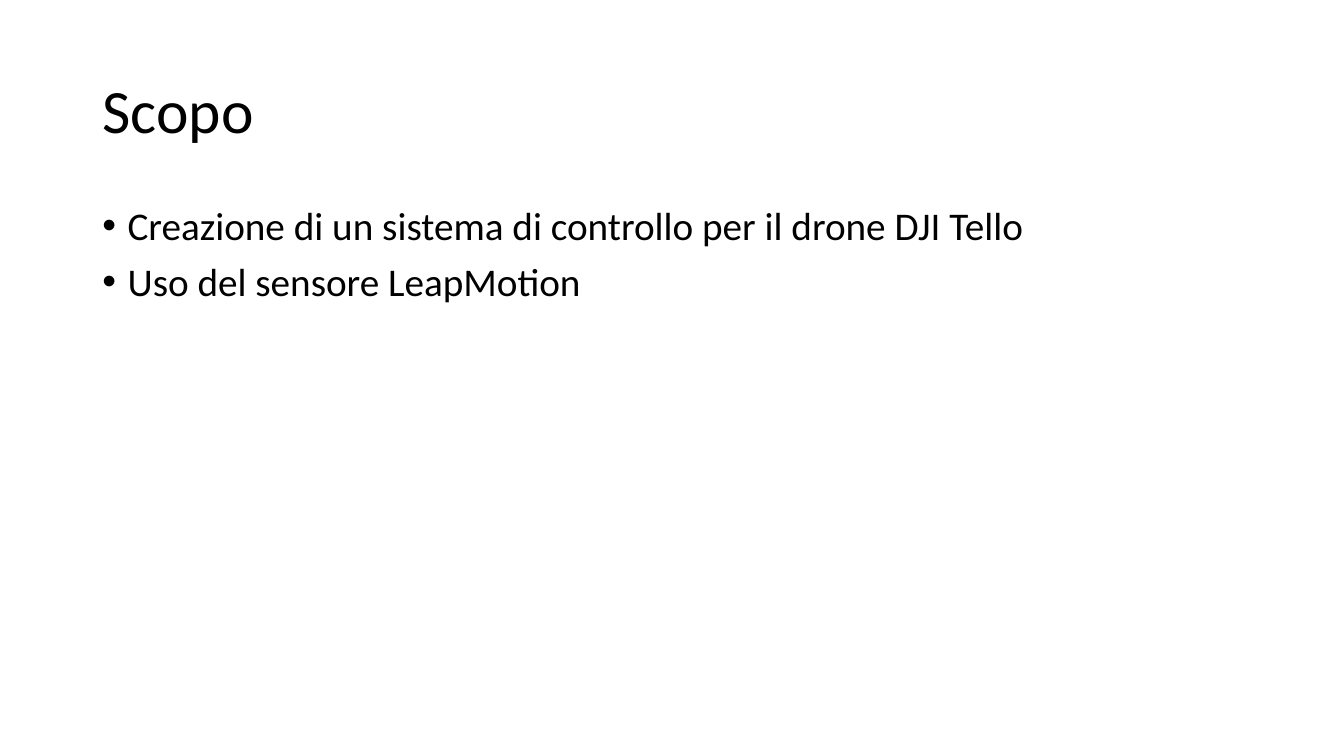
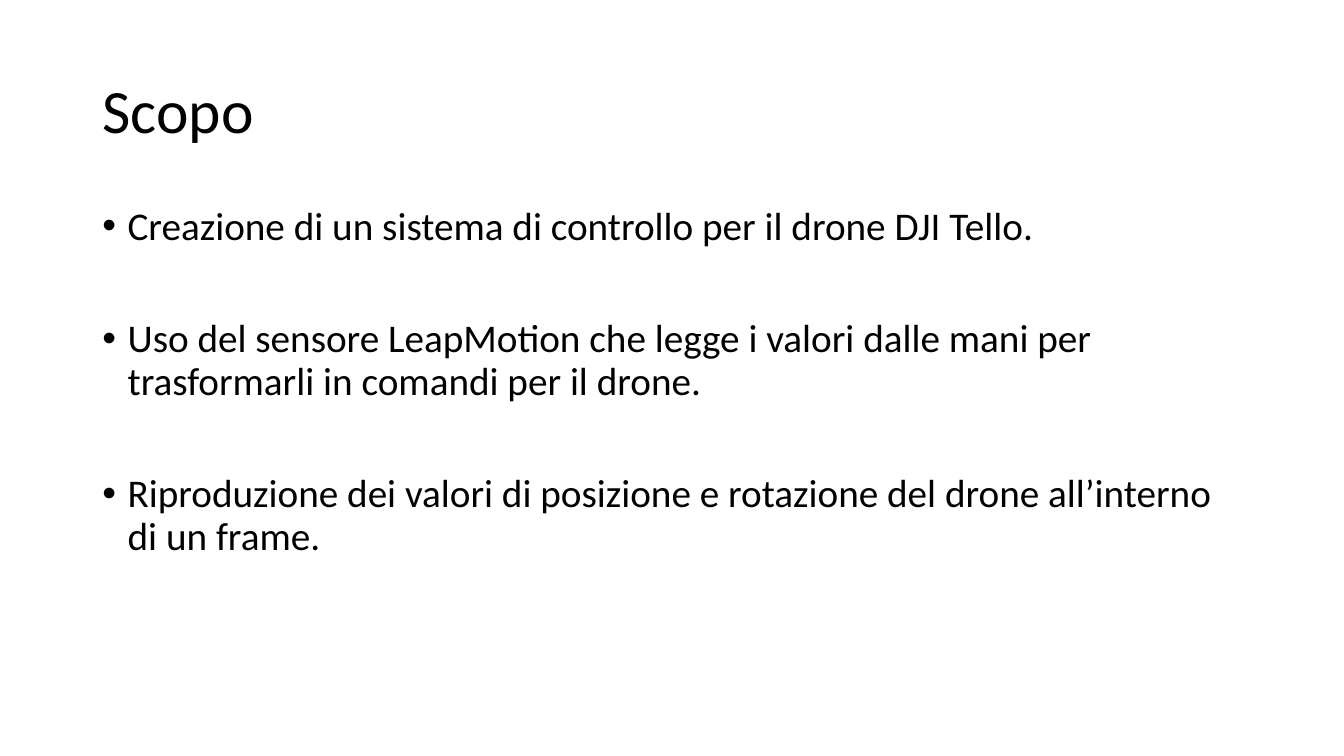
Before and after one commit to LuMug/DroneControlSystem, a slide deck: slide 3 of docs/Presentazione.pptx. Drawn at 1344x756 pixels with LibreOffice and Linux fonts; fonts in the diff are those of the drawing. Boxes give left, top, right and bottom in pixels: in the first picture for what was removed or moved away, otherwise in the second. Text is boxed around its words. In the diff, an @@ line names an element or a change of style, - is before the commit and + after.

Commit message:
Update presentazione

```diff
--- a/docs/Presentazione.pptx
+++ b/docs/Presentazione.pptx
@@ text at (128, 212, 1211, 551): text changed @@
-• Creazione di un sistema di controllo per il drone DJI Tello
-• Uso del sensore LeapMotion
+• Creazione di un sistema di controllo per il drone DJI Tello.
+• Uso del sensore LeapMotion che legge i valori dalle mani per trasformarli in comandi per il drone.
+• Riproduzione dei valori di posizione e rotazione del drone all’interno di un frame.
```
Also in this commit, not shown: 1 other slide changed, 2 slides added, 1 other file.
